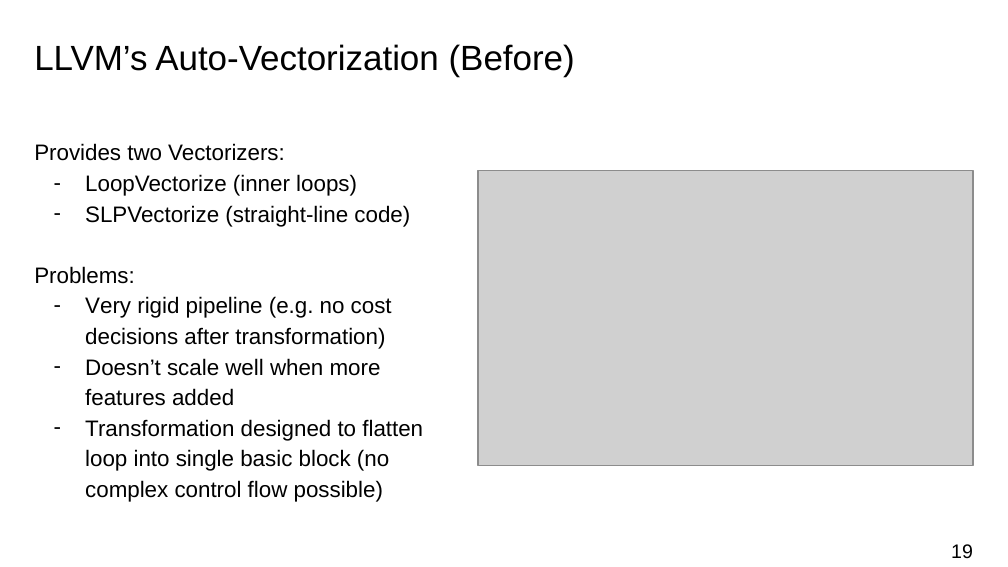
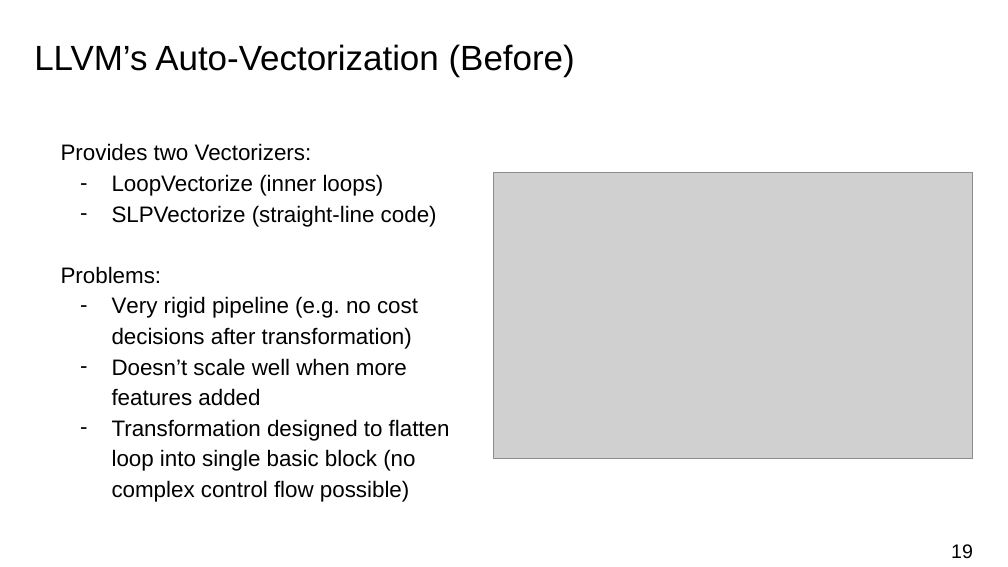
Before and after one commit to atalantus/seminar-llvm-vplan, a slide deck: slide 19 of presentation/vplan-presentation.pptx. Drawn at 1008x567 pixels with LibreOffice and Linux fonts; fonts in the diff are those of the drawing; grey boxes stand for pictures; background and template pictures are left out. Boxes give left, top, right and bottom in pixels: in the first picture for what was removed or moved away, otherwise in the second. Text is boxed around its words. In the diff, an @@ line names an element or a change of style, - is before the commit and + after.

```diff
--- a/presentation/vplan-presentation.pptx
+++ b/presentation/vplan-presentation.pptx
@@ text "Provides two Vectorizers:": place and size @@
-text "Provides two Vectorizers:" at (34,143,423,502)
+text "Provides two Vectorizers:" at (61,143,450,502)
@@ picture: place and size @@
-picture at (478,170,973,466)
+picture at (493,172,973,459)
```
Also in this commit, not shown: 7 other slides changed.
